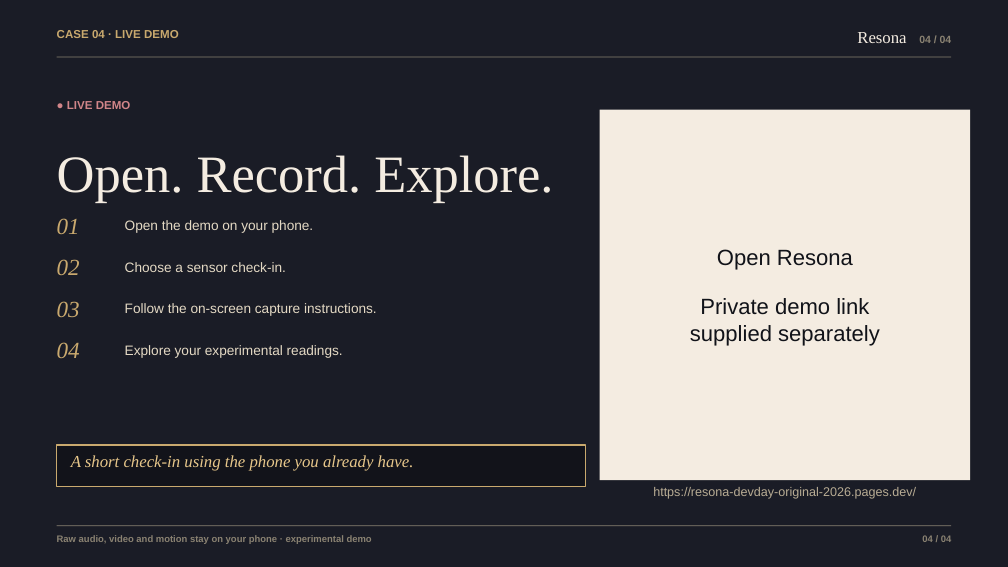
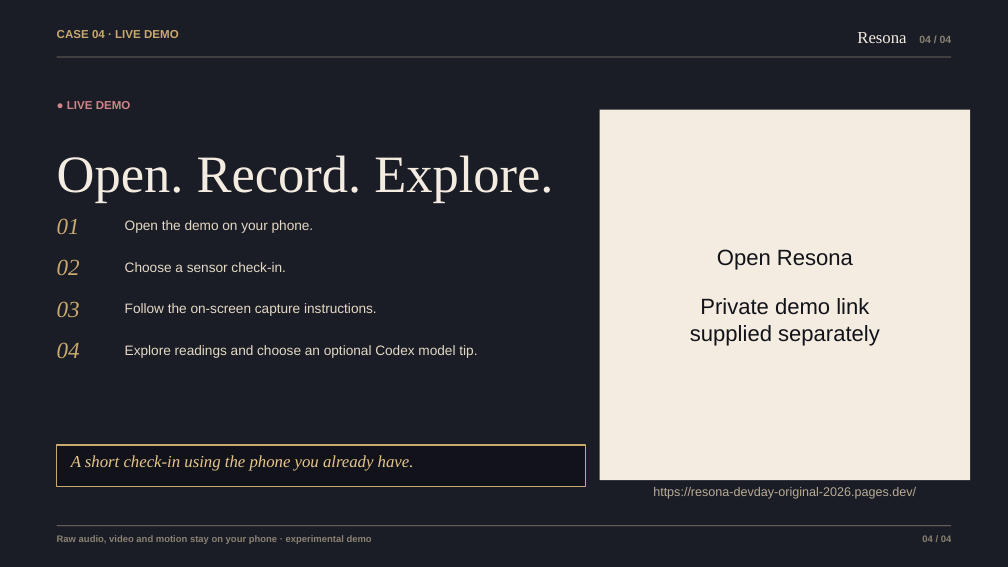
Before and after one commit to kitfunso/resona, a slide deck: slide 5 of submission/Resona-DevDay.pptx. Drawn at 1008x567 pixels with LibreOffice and Linux fonts; fonts in the diff are those of the drawing. Boxes give left, top, right and bottom in pixels: in the first picture for what was removed or moved away, otherwise in the second. Text is boxed around its words. In the diff, an @@ line names an element or a change of style, - is before the commit and + after.

Commit message:
feat: add Codex model reports to Resona modules

```diff
--- a/submission/Resona-DevDay.pptx
+++ b/submission/Resona-DevDay.pptx
@@ text at (125,345,477,358): text changed @@
-Explore your experimental readings.
+Explore readings and choose an optional Codex model tip.
```
Also in this commit, not shown: 16 other files.
